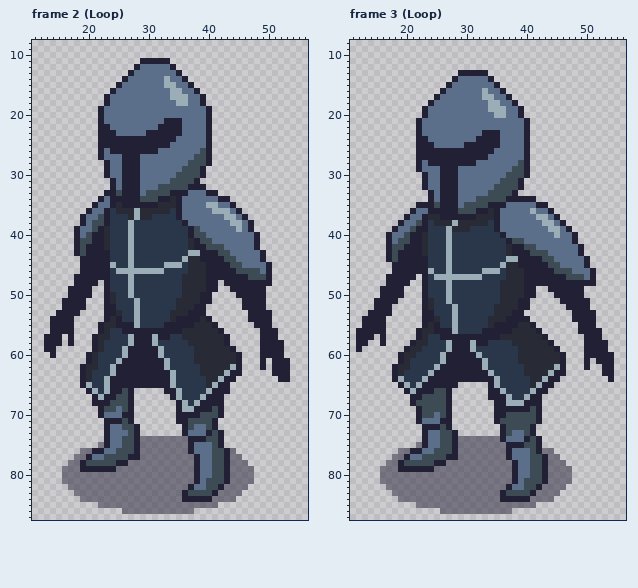
Pixel-art file, stored at src/assets/images/knight-preliminary.ase. The first picture shows the starting point.
64x96 pixels, 3 frames. Shown: frame 2 (Loop): x 11..56, y 8..87; frame 3 (Loop): x 11..56, y 8..87. The commit also changed other frames, which this record leaves out.
And afterwards:
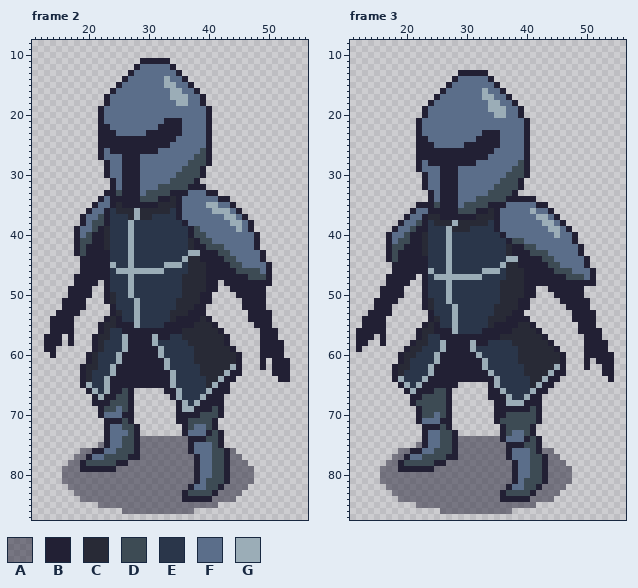
Palette (. is transparent): A #22203480  B #222034  C #282a36  D #3d4b54  E #2a364a  F #5b6e8a  G #9badb7
Message: Add knight walking frames and fixed timer glitch
From old to new:
Frame 2, layer "idle":
Colour B replaces colour G in rows 57 to 58 at x 27; in row 60 at x 26.
Colour G replaces colour E in rows 57 to 58 at x 26; in row 60 at x 25.
The edit erases colour B in rows 52 to 53 at x 23.
Frame 3, layer "idle":
Colour B replaces colour G in rows 58 to 59 at x 27; in rows 60 to 61 at x 26; in row 62 at x 25.
Colour G replaces colour E in rows 58 to 59 at x 26; in rows 60 to 61 at x 25; in row 62 at x 24.
The edit erases colour B in rows 53 to 54 at x 23.
